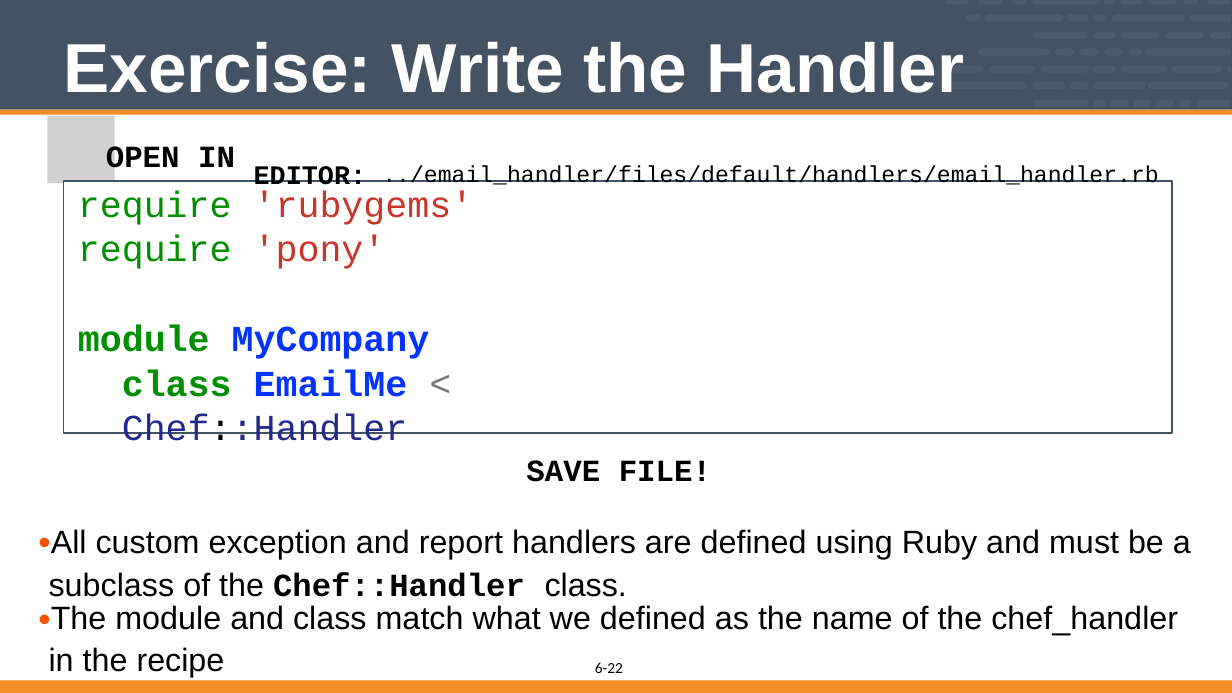
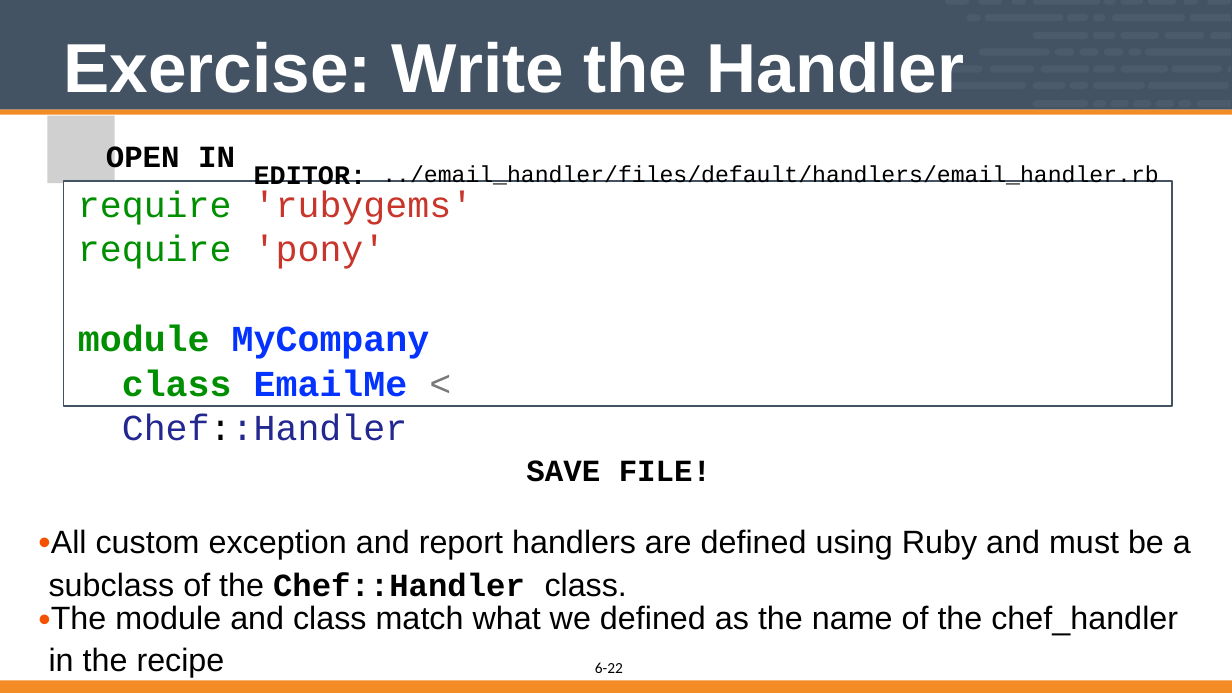
Before and after one commit to vinyar/chef-intermediate, a slide deck: slide 22 of 06-implementing_chef_handlers.pptx. Drawn at 1232x693 pixels with LibreOffice and Linux fonts; fonts in the diff are those of the drawing; grey boxes stand for pictures. Boxes give left, top, right and bottom in pixels: in the first picture for what was removed or moved away, otherwise in the second. Text is boxed around its words. In the diff, an @@ line names an element or a change of style, - is before the commit and + after.

```diff
--- a/06-implementing_chef_handlers.pptx
+++ b/06-implementing_chef_handlers.pptx
@@ rectangle "require 'rubygems' require 'pony'": place and size @@
-rectangle "require 'rubygems' require 'pony'" at box(64, 181, 1172, 433)
+rectangle "require 'rubygems' require 'pony'" at box(64, 181, 1172, 406)
```
Also in this commit, not shown: 7 other slides changed, 1 slide added.
